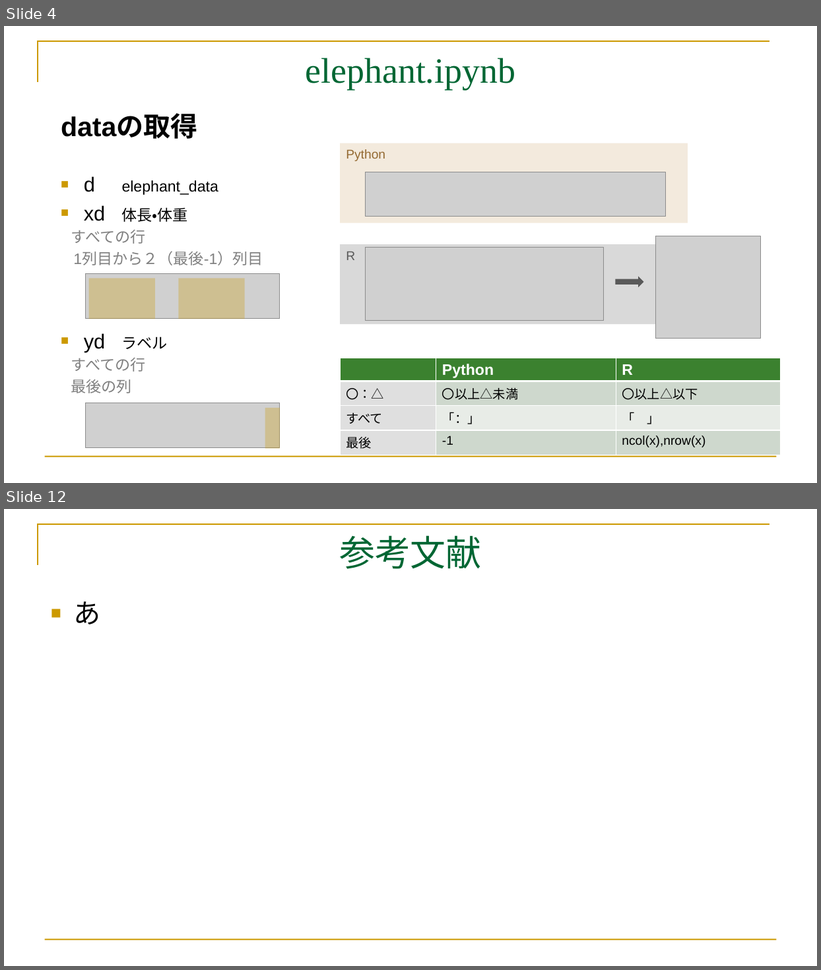
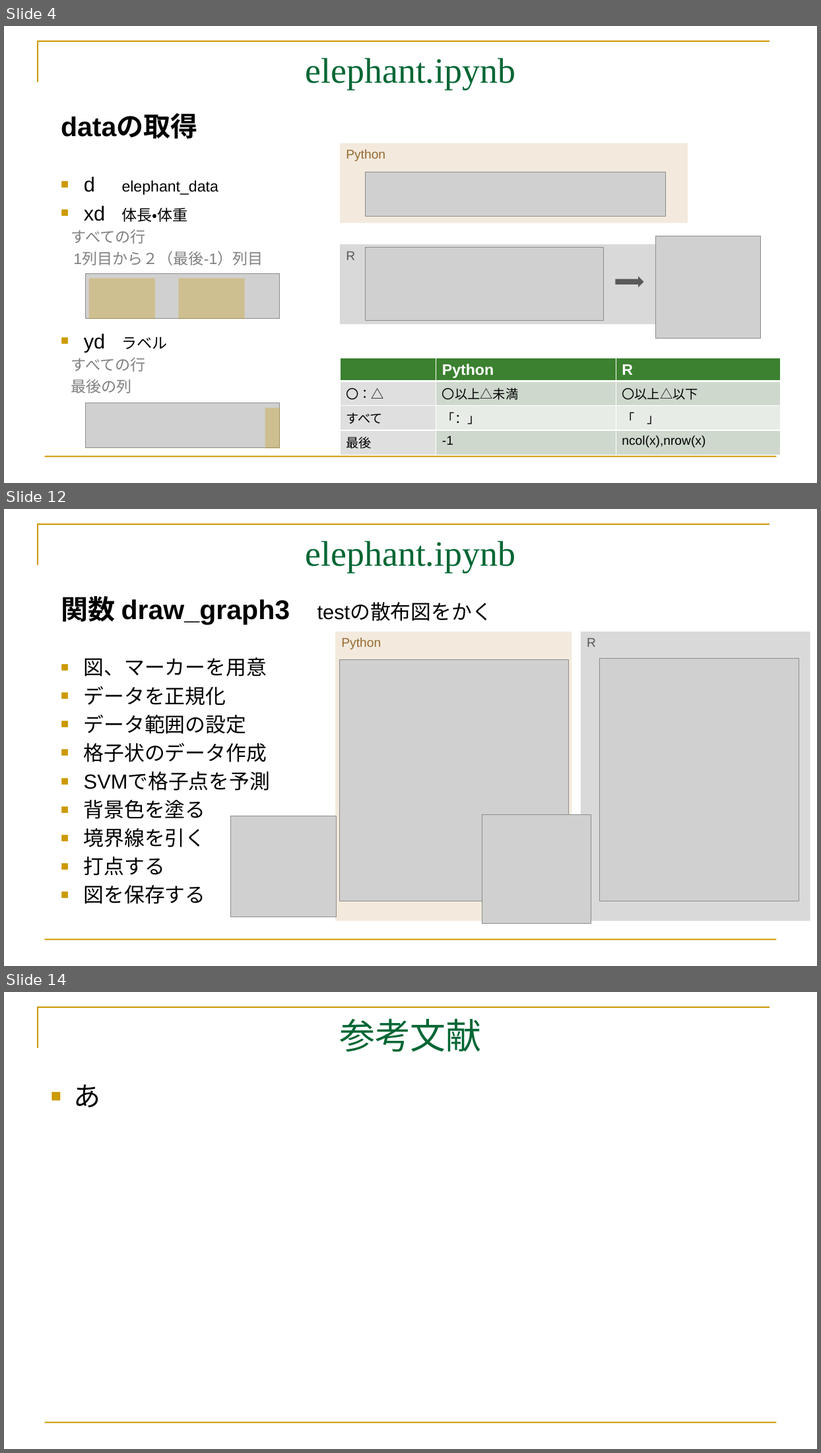
Before and after one commit to mei-517/GoogleColab, a slide deck: GoogleColab.part3.pptx. Shown one above the other, each under a label of ours: slides 4 and 12 before the commit, slides 4, 12 and 14 after it; the slides between them are not shown. The pictures are 821x970 and 821x1453 pixels, drawn with LibreOffice and Linux fonts; fonts in the diff are those of the drawing; grey boxes stand for pictures. Boxes give left, top, right and bottom in pixels: in the first picture for what was removed or moved away, otherwise in the second. Text is boxed around its words. In the diff, an @@ line names an element or a change of style, - is before the commit and + after.

Commit message:
add 1-3 20260915 elephant.ipynb完成版

```diff
--- a/GoogleColab.part3.pptx
+++ b/GoogleColab.part3.pptx
@@ slide 12 added at (4,509,817,966), background #FFFFFF; not listed: 2 template elements that a slide beside it also shows @@
@@ title added at (306,541,516,573), 42 pt, text #006633 @@
+elephant.ipynb
@@ text added at (61,596,492,625), 32 pt, text #000000, bold @@
+関数 draw_graph3 testの散布図をかく
@@ rectangle added at (335,632,572,921), fill #F3EADD, 15 pt, text #946A32 @@
+Python
@@ rectangle added at (581,632,811,921), fill #D9D9D9, 15 pt, text #595959 @@
+R
@@ text added at (84,657,270,904), 24 pt, text #000000 @@
+■ 図、マーカーを用意
+■ データを正規化
+■ データ範囲の設定
+■ 格子状のデータ作成
+■ SVMで格子点を予測
+■ 背景色を塗る
+■ 境界線を引く
+■ 打点する
+■ 図を保存する
@@ picture added at (339,659,569,901) @@
@@ picture added at (600,658,799,902) @@
@@ picture added at (231,817,337,917) @@
@@ picture added at (483,815,591,923) @@
@@ what was slide 12 is now slide 14 @@
```
Also in this commit, not shown: 2 slides changed, 6 other slides added, 5 slides removed, 20 other files.
